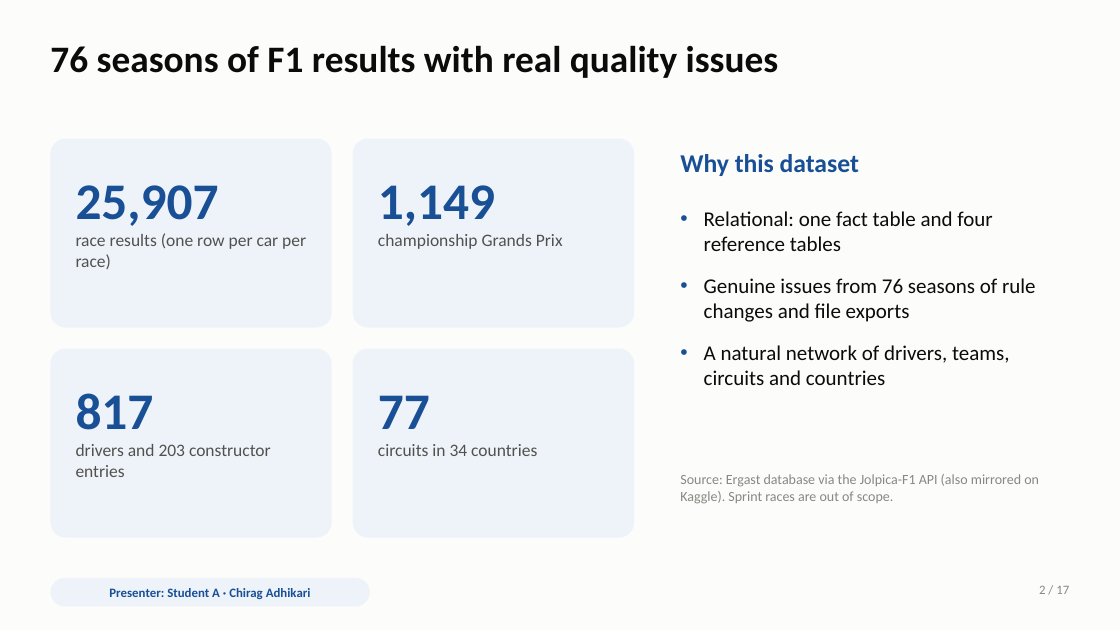
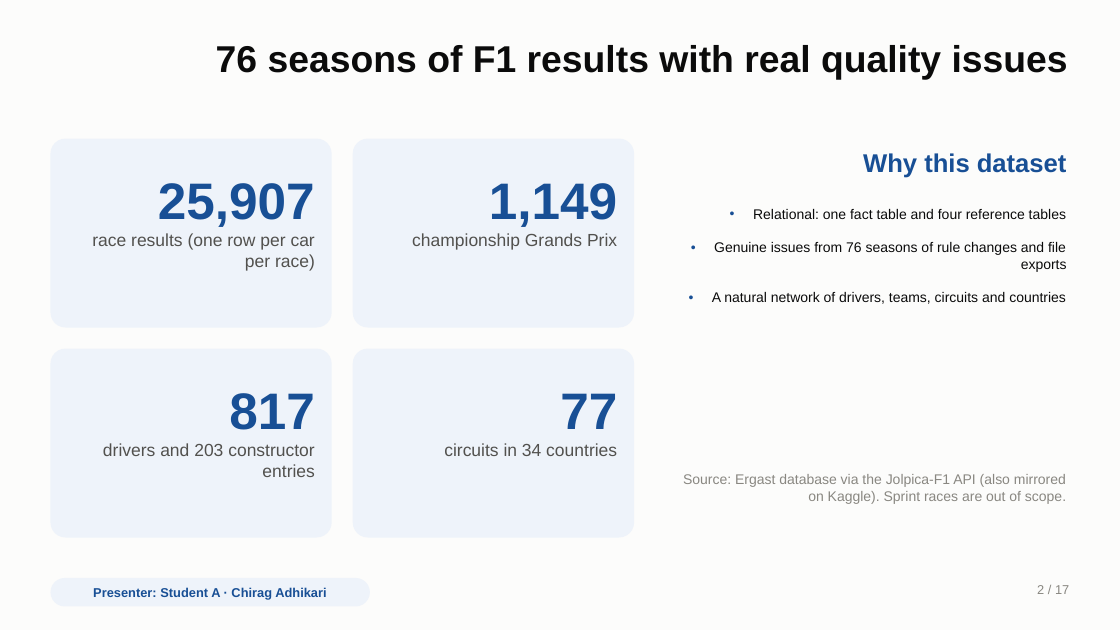
Before and after one commit to zalkimanohar/DataManagement, a slide deck: slide 2 of F1_Data_Management_Presentation 2.ppt. Drawn at 1120x630 pixels with LibreOffice and Linux fonts; fonts in the diff are those of the drawing. Boxes give left, top, right and bottom in pixels: in the first picture for what was removed or moved away, otherwise in the second. Text is boxed around its words. In the diff, an @@ line names an element or a change of style, - is before the commit and + after.

```diff
--- a/F1_Data_Management_Presentation 2.ppt
+++ b/F1_Data_Management_Presentation 2.ppt
@@ text "Relational: one fact table and ..." at <box>712,209,1067,304</box>: size 18 to 12 pt, font Calibri to Arial; alignment left to right @@
@@ font Calibri to Arial; alignment left to right in 11 elements at <box>216,45,1068,80</box>, <box>158,183,315,227</box>, <box>92,233,315,271</box>, <box>489,183,617,227</box>, <box>412,233,617,250</box>, <box>229,393,315,430</box>, <box>103,443,314,477</box>, <box>560,393,617,429</box>, <box>444,443,617,456</box>, <box>863,153,1067,178</box>, <box>683,474,1066,504</box> @@
@@ text "Presenter: Student A · Chirag ..." at <box>93,587,326,600</box>: font Calibri to Arial @@
@@ text "2 / 17" at <box>1037,585,1069,594</box>: font Calibri to Arial @@
```
Also in this commit, not shown: 16 other slides changed, 1 slide added.
